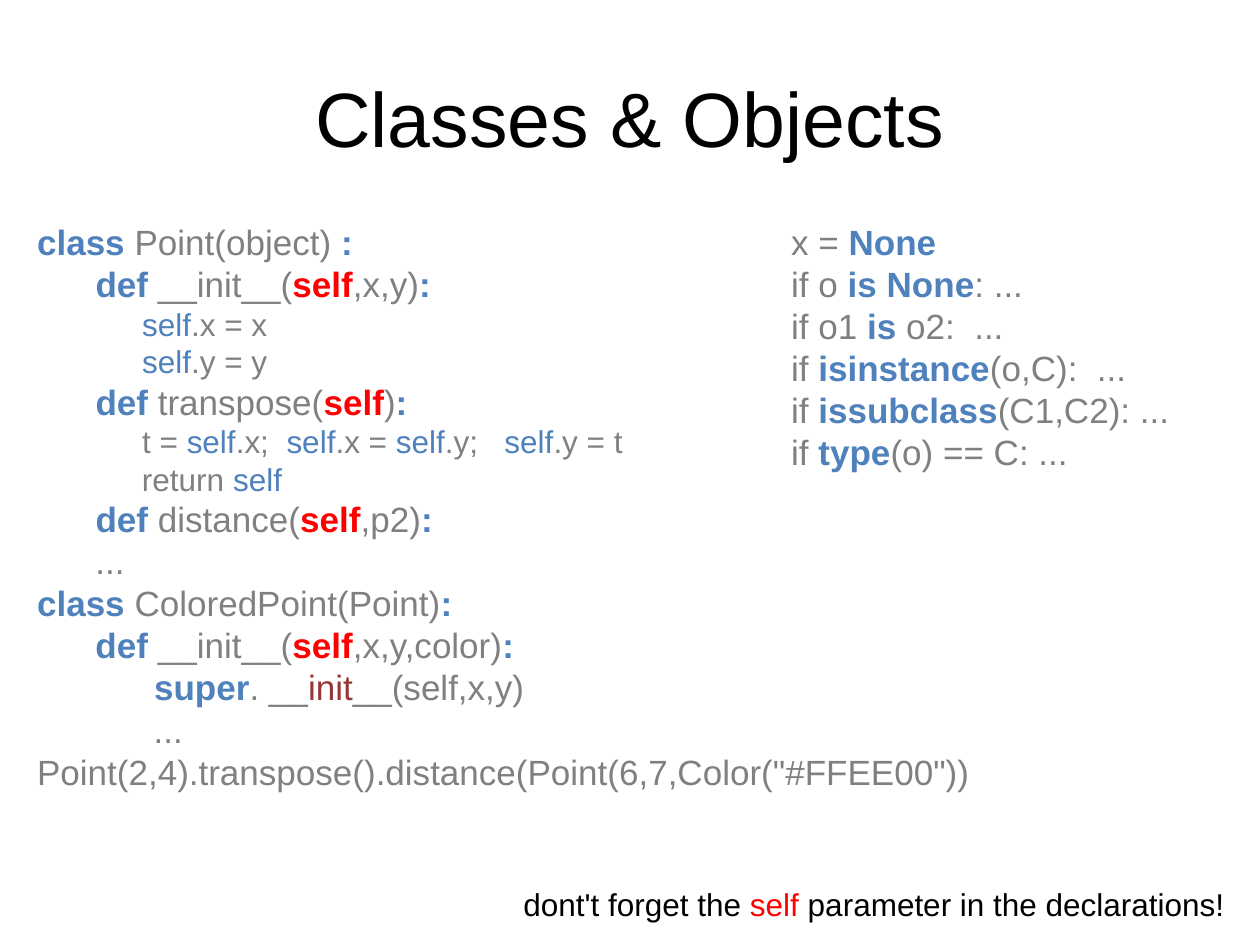
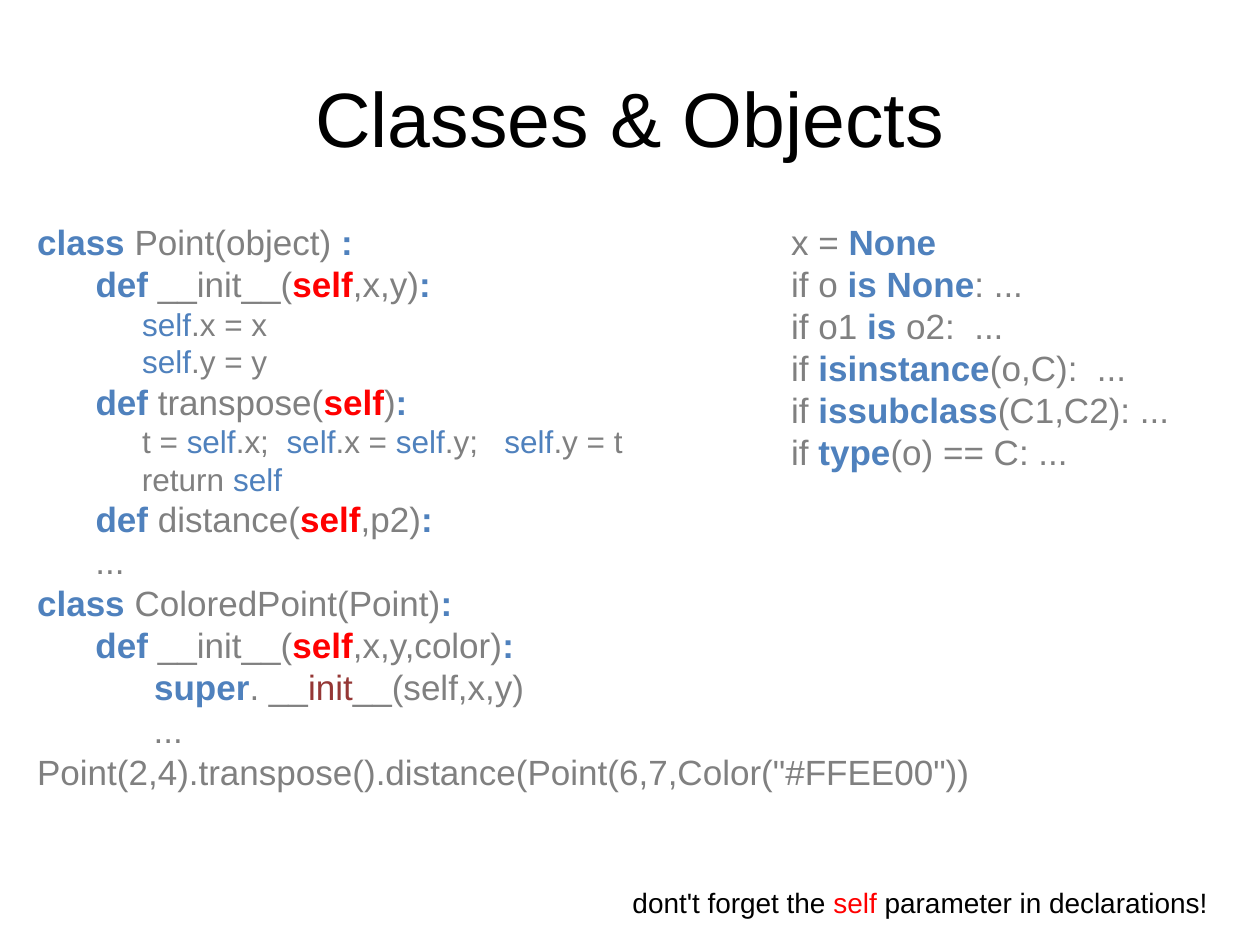
Before and after one commit to rohautl/ModelioScribes, a slide deck: slide 11 of docs/JythonInANutshell.pptx. Drawn at 1260x945 pixels with LibreOffice and Linux fonts; fonts in the diff are those of the drawing. Boxes give left, top, right and bottom in pixels: in the first picture for what was removed or moved away, otherwise in the second. Text is boxed around its words. In the diff, an @@ line names an element or a change of style, - is before the commit and + after.

Commit message:
misc

```diff
--- a/docs/JythonInANutshell.pptx
+++ b/docs/JythonInANutshell.pptx
@@ text at bbox=[632, 892, 1207, 918]: text changed; size 18 to 16 pt @@
-dont't forget the self parameter in the declarations!
+dont't forget the self parameter in declarations!
```
